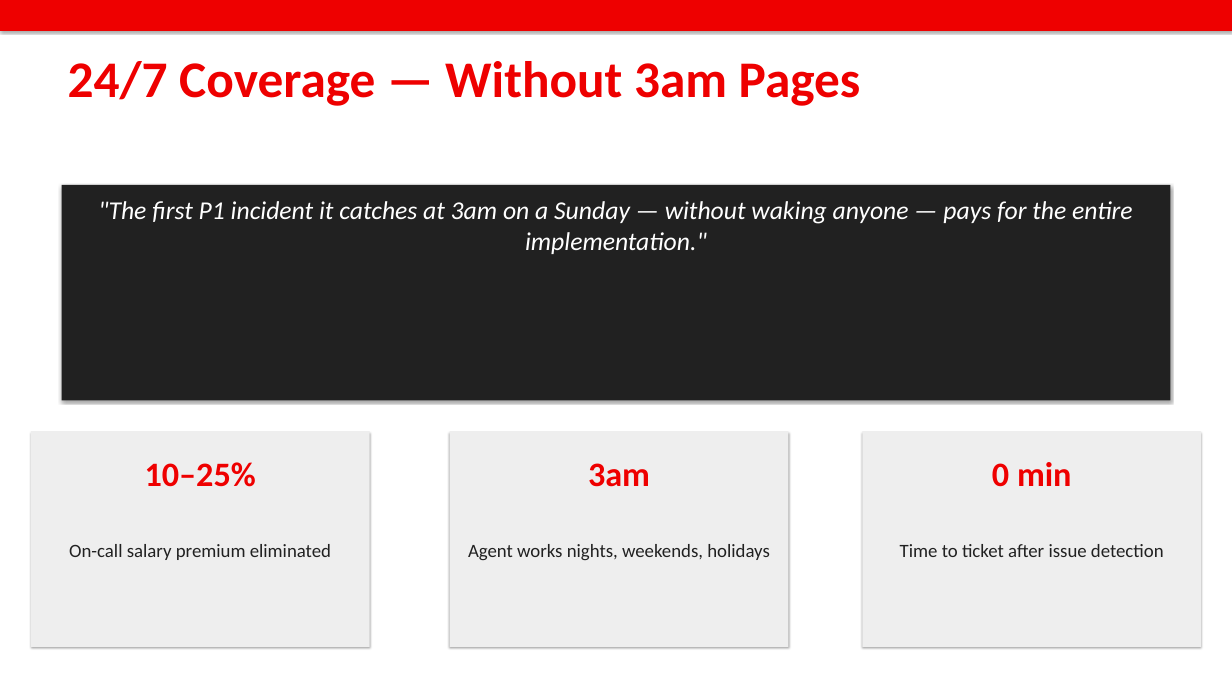
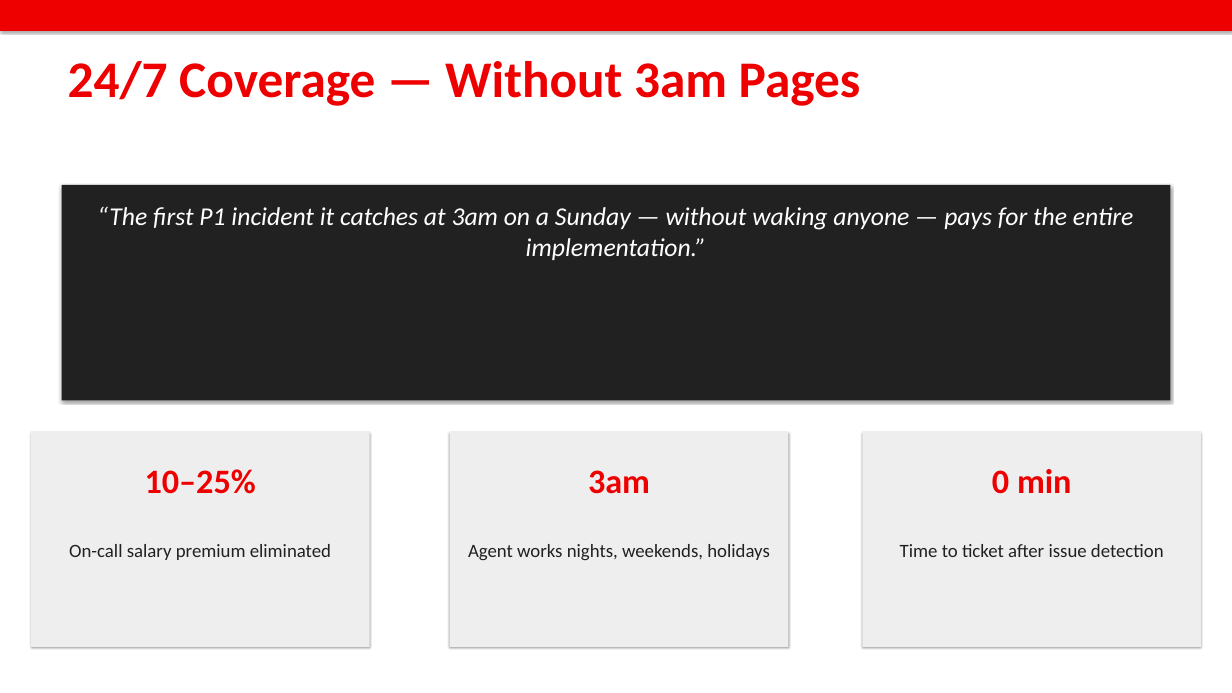
Before and after one commit to nnsaraiya/jboss-ai-agent-monitor, a slide deck: slide 6 of docs/jboss-ai-monitor-deck.pptx. Drawn at 1232x693 pixels with LibreOffice and Linux fonts; fonts in the diff are those of the drawing. Boxes give left, top, right and bottom in pixels: in the first picture for what was removed or moved away, otherwise in the second. Text is boxed around its words. In the diff, an @@ line names an element or a change of style, - is before the commit and + after.

```diff
--- a/docs/jboss-ai-monitor-deck.pptx
+++ b/docs/jboss-ai-monitor-deck.pptx
@@ text at (97,206,1133,260): text changed @@
-"The first P1 incident it catches at 3am on a Sunday — without waking anyone — pays for the entire implementation."
+“The first P1 incident it catches at 3am on a Sunday — without waking anyone — pays for the entire implementation.”
@@ text "10–25%": place and size @@
-text "10–25%" at (145,462,256,487)
+text "10–25%" at (145,469,256,494)
@@ text "3am": place and size @@
-text "3am" at (588,463,650,487)
+text "3am" at (588,470,650,494)
@@ text "0 min": place and size @@
-text "0 min" at (992,462,1072,487)
+text "0 min" at (992,469,1072,494)
```
Also in this commit, not shown: 6 other slides changed, 1 other file.
